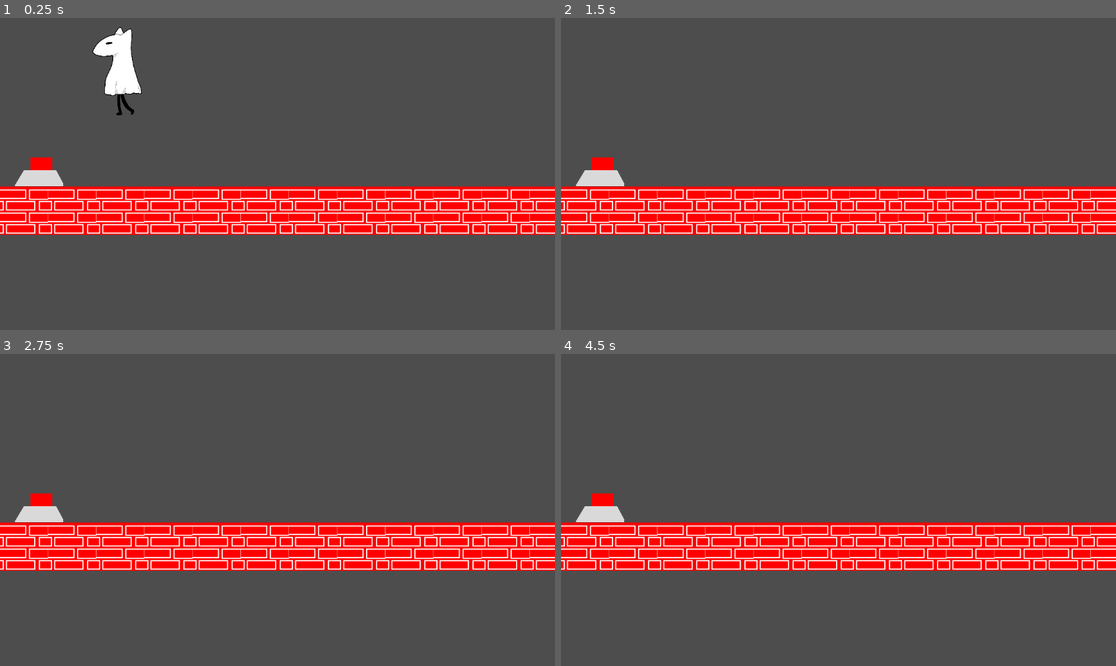
Above: before the commit, frames 1-4 (two rows, left to right).
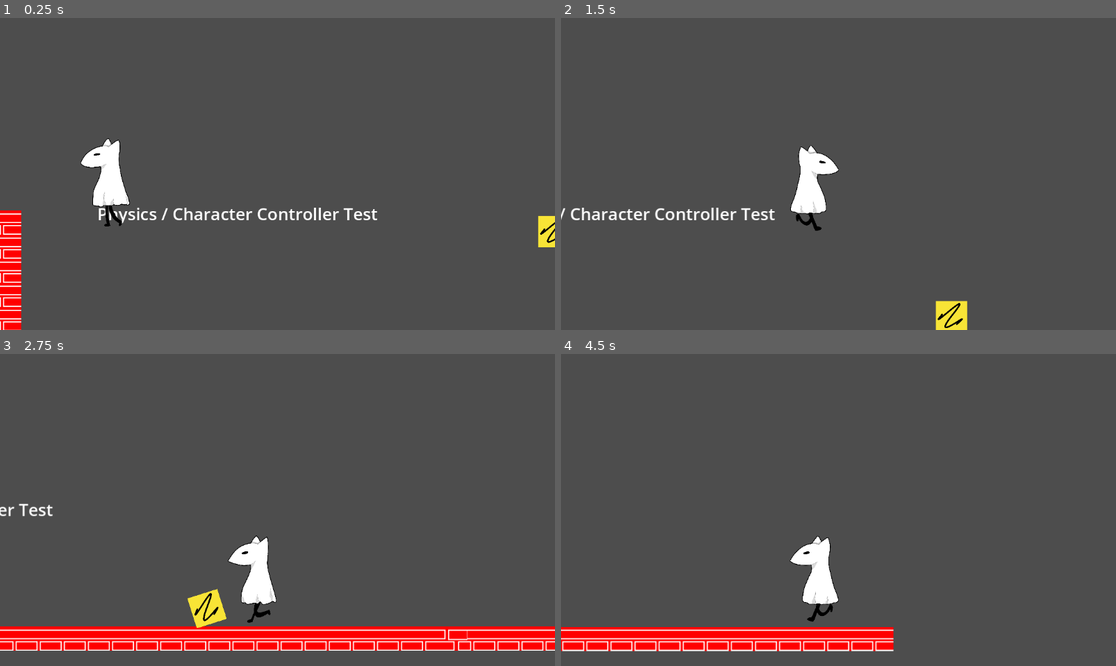
Above: after the commit, the same moments.

Repository: rcivan/ghost-dog
Game: Godot game, scene res://test/stages/TestPhysics.tscn
Same seed, same stepped clock (60 frames per second), same inputs: the game is played once before the commit and once after it. Before the commit the project starts from res://test/stages/TestButtonScene.tscn.
Inputs:
- Up to frame 1 (0.25 s): no input
- Up to frame 2 (1.5 s): hold Q (slide) 0.53-1.28 s; hold Right (right) from 0.53 s (still down); tap Space (jump) at 0.77 s; tap Q (slide) at 1.35 s
- Up to frame 3 (2.75 s): tap Space (jump) at 1.52 s; release Right (right) at 2.03 s; hold Left (left) from 2.03 s (still down); hold Q (slide) from 2.03 s (still down)
- Up to frame 4 (4.5 s): release Left (left) at 2.78 s; release Q (slide) at 2.78 s; hold Right (right) 2.78-4.28 s; tap Q (slide) at 2.85, 4.35 s; tap Space (jump) at 3.02, 3.77 s; hold Q (slide) 3.53-4.28 s; hold Left (left) from 4.28 s (still down)

The runs differ from the first frame. In frame 1, 19% of the frame differs, in the area x 0-100%, y 2-100%; in frame 2, 17%; in frame 3, 25%, in the area x 0-100%, y 44-96%; in frame 4, 21%.

Commit message:
added w to jump

Diff:
--- a/game/elements/stage/Button.tscn
+++ b/game/elements/stage/Button.tscn
@@ -38,6 +38,7 @@
 
 [node name="AnimatedSprite2D" type="AnimatedSprite2D" parent="."]
 sprite_frames = SubResource("SpriteFrames_1j6gh")
+frame_progress = 0.290629
 centered = false
 
 [node name="Area2D" type="Area2D" parent="."]
--- a/game/project.godot
+++ b/game/project.godot
@@ -11,7 +11,7 @@
 [application]
 
 config/name="Ghost-dog"
-run/main_scene="res://test/stages/TestButtonScene.tscn"
+run/main_scene="res://test/stages/TestPhysics.tscn"
 config/features=PackedStringArray("4.1", "Forward Plus")
 config/icon="res://icon.svg"
 
@@ -21,6 +21,7 @@
 "deadzone": 0.5,
 "events": [Object(InputEventKey,"resource_local_to_scene":false,"resource_name":"","device":-1,"window_id":0,"alt_pressed":false,"shift_pressed":false,"ctrl_pressed":false,"meta_pressed":false,"pressed":false,"keycode":0,"physical_keycode":32,"key_label":0,"unicode":32,"echo":false,"script":null)
 , Object(InputEventKey,"resource_local_to_scene":false,"resource_name":"","device":-1,"window_id":0,"alt_pressed":false,"shift_pressed":false,"ctrl_pressed":false,"meta_pressed":false,"pressed":false,"keycode":0,"physical_keycode":4194320,"key_label":0,"unicode":0,"echo":false,"script":null)
+, Object(InputEventKey,"resource_local_to_scene":false,"resource_name":"","device":-1,"window_id":0,"alt_pressed":false,"shift_pressed":false,"ctrl_pressed":false,"meta_pressed":false,"pressed":false,"keycode":0,"physical_keycode":87,"key_label":0,"unicode":119,"echo":false,"script":null)
 ]
 }
 left={
--- a/game/test/stages/TestButtonScene.tscn
+++ b/game/test/stages/TestButtonScene.tscn
@@ -7,12 +7,12 @@
 [node name="Button" type="Node2D"]
 
 [node name="StaticBody2D" parent="." instance=ExtResource("1_ht8ex")]
-position = Vector2(31, 249)
+position = Vector2(100, 500)
 
 [node name="TileMap" type="TileMap" parent="."]
 tile_set = ExtResource("2_pmrgn")
 format = 2
-layer_0/tile_data = PackedInt32Array(458752, 1, 0, 524288, 1, 1, 458753, 65537, 0, 524289, 65537, 1, 458754, 1, 0, 524290, 1, 1, 458755, 65537, 0, 524291, 65537, 1, 458756, 1, 0, 524292, 1, 1, 458757, 65537, 0, 524293, 65537, 1, 458758, 1, 0, 524294, 1, 1, 458759, 65537, 0, 524295, 65537, 1, 458760, 1, 0, 524296, 1, 1, 458761, 65537, 0, 524297, 65537, 1, 458762, 1, 0, 524298, 1, 1, 458763, 65537, 0, 524299, 65537, 1, 458764, 1, 0, 524300, 1, 1, 458765, 65537, 0, 524301, 65537, 1, 458766, 1, 0, 524302, 1, 1, 458767, 65537, 0, 524303, 65537, 1, 458768, 1, 0, 524304, 1, 1, 458769, 65537, 0, 524305, 65537, 1, 458770, 1, 0, 524306, 1, 1, 458771, 65537, 0, 524307, 65537, 1, 458772, 1, 0, 524308, 1, 1, 458773, 65537, 0, 524309, 65537, 1, 458774, 1, 0, 524310, 1, 1, 458775, 65537, 0, 524311, 65537, 1)
+layer_0/tile_data = PackedInt32Array(786432, 65537, 0, 786433, 65537, 0, 786434, 65537, 0, 786435, 65537, 0, 786436, 65537, 0, 786437, 65537, 0, 786438, 65537, 0, 786439, 65537, 0, 786440, 65537, 0, 786441, 65537, 0, 786442, 65537, 0, 786443, 65537, 0, 786444, 65537, 0, 786445, 65537, 0, 786446, 65537, 0, 786447, 65537, 0, 786448, 65537, 0, 786449, 65537, 0, 786450, 65537, 0, 786451, 65537, 0, 786452, 65537, 0, 786453, 65537, 0, 786454, 65537, 0, 720896, 65537, 0, 655360, 65537, 0, 589824, 65537, 0, 524288, 65537, 0, 458752, 65537, 0, 393216, 65537, 0, 327680, 65537, 0, 262144, 65537, 0, 196608, 65537, 0, 131072, 65537, 0, 65536, 65537, 0, 0, 65537, 0)
 
 [node name="Player" parent="." instance=ExtResource("3_q5gj0")]
 position = Vector2(245, 67)
